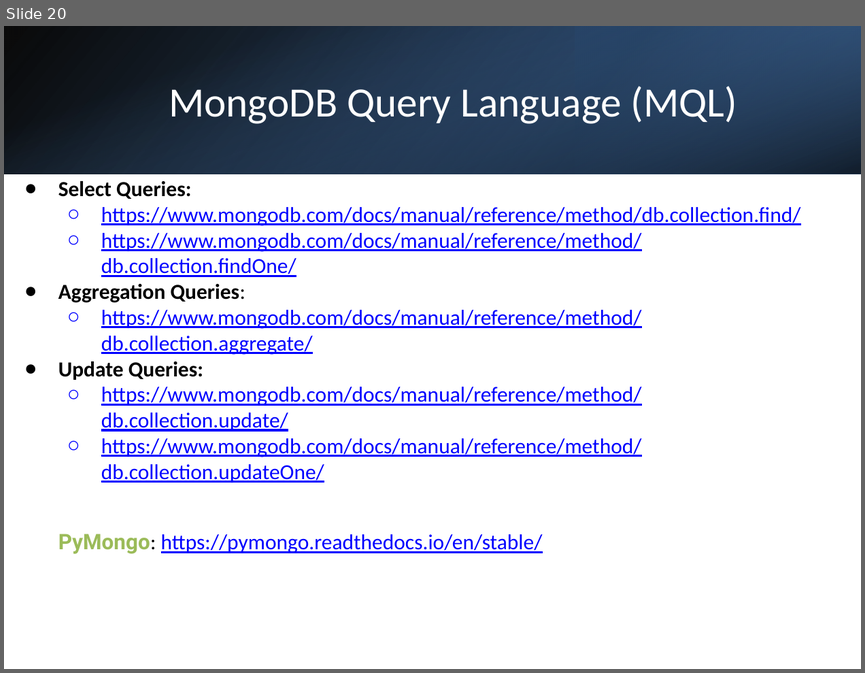
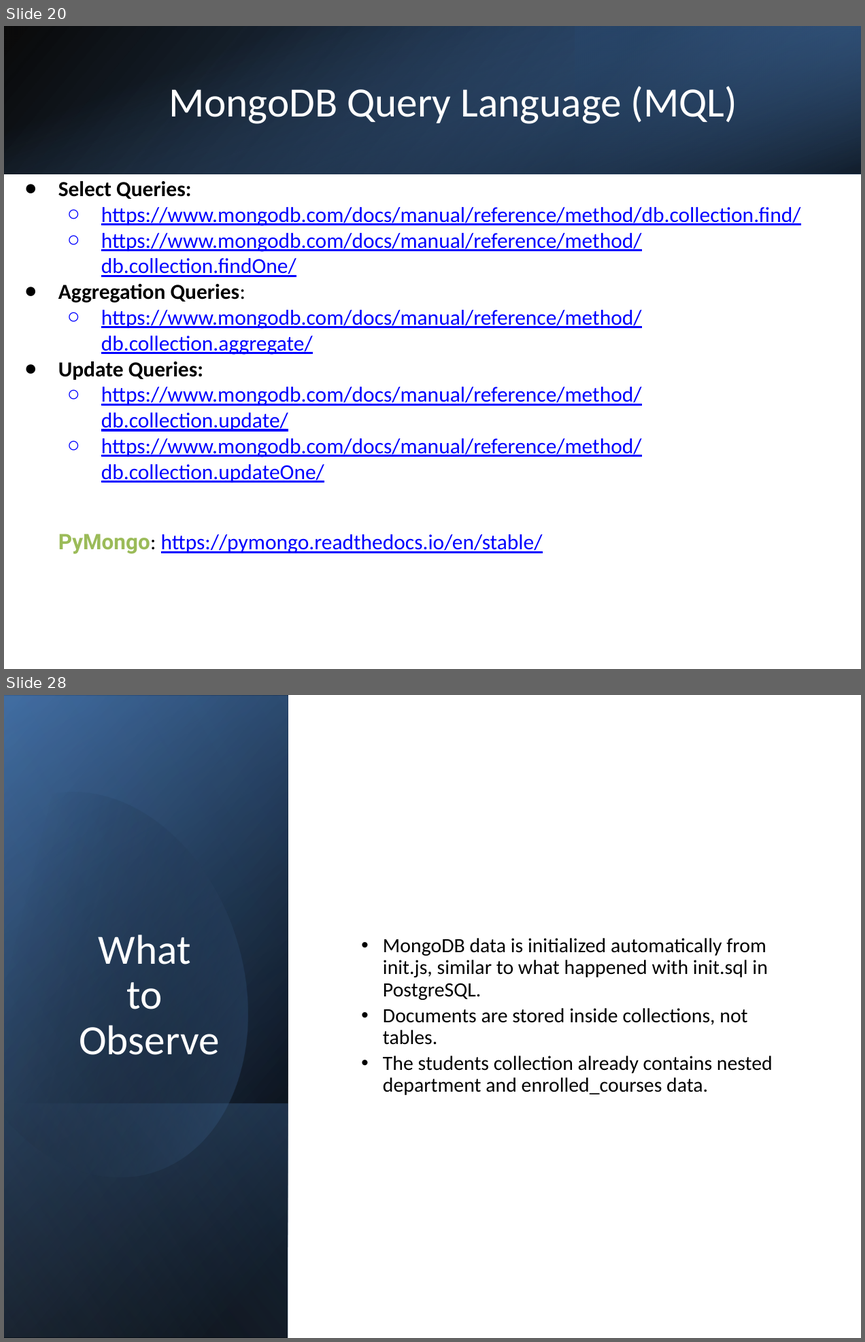
Before and after one commit to tgvp/Data-Eng, a slide deck: rsc/4-NoSQL.pptx. Shown one above the other, each under a label of ours: slide 20 before the commit, slides 20 and 28 after it; the slides between them are not shown. The pictures are 865x673 and 865x1342 pixels, drawn with LibreOffice and Linux fonts; fonts in the diff are those of the drawing. Boxes give left, top, right and bottom in pixels: in the first picture for what was removed or moved away, otherwise in the second. Text is boxed around its words. In the diff, an @@ line names an element or a change of style, - is before the commit and + after.

```diff
--- a/rsc/4-NoSQL.pptx
+++ b/rsc/4-NoSQL.pptx
@@ slide 28 added at [4,695,861,1338], background #FFFFFF @@
@@ rectangle added at [4,695,861,1338], fill #FFFFFF @@
@@ rectangle added at [5,695,288,1337], fill gradient #000000 to #376092 @@
@@ rectangle added at [5,696,288,1338], fill gradient #000000 to #4F81BD @@
@@ rectangle added at [5,695,288,1336], fill gradient #000000 to #95B3D7 @@
@@ freeform shape added at [4,756,292,1208], fill gradient #000000 to #4F81BD @@
@@ title added at [79,934,219,1055], 35 pt, text #FFFFFF @@
+What
+to
+Observe
@@ text added at [383,938,772,1095], 17 pt, text #000000 @@
+• MongoDB data is initialized automatically from init.js, similar to what happened with init.sql in PostgreSQL.
+• Documents are stored inside collections, not tables.
+• The students collection already contains nested department and enrolled_courses data.
@@ rectangle added at [5,1103,288,1338], fill gradient #4F81BD to #000000 @@
```
Also in this commit, not shown: 13 other slides added.
